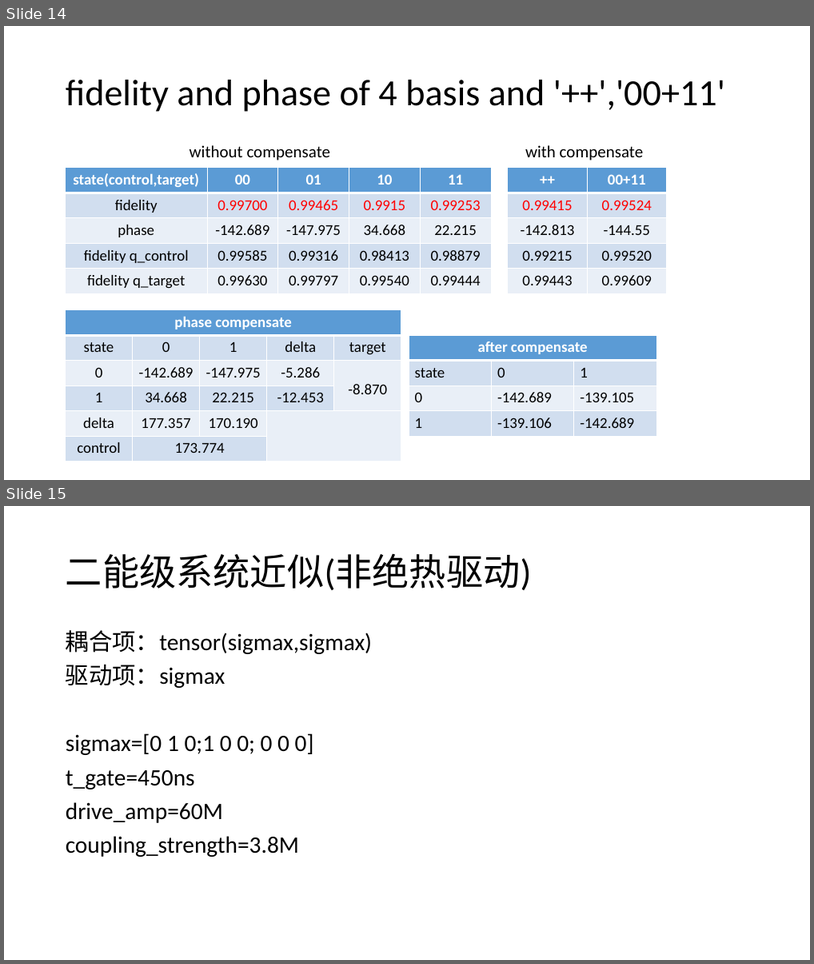
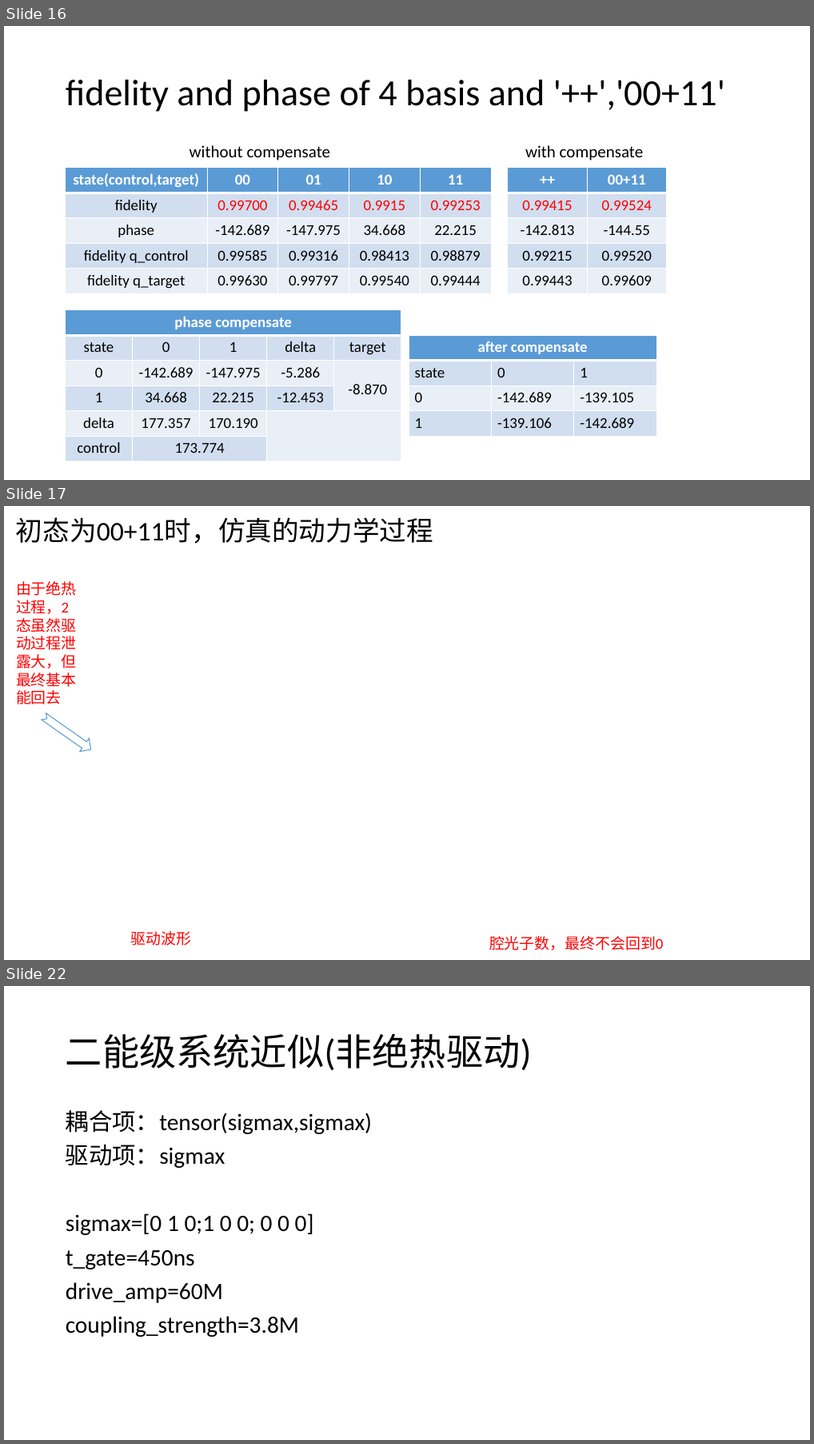
Before and after one commit to liyaochong/Quantum-Circuit, a slide deck: 程序/程序/programme/two qubit gate/CZgate/IBM/ppt/IBM_CNOT仿真分析.pptx. Shown one above the other, each under a label of ours: slides 14 and 15 before the commit, slides 16, 17 and 22 after it; the slides between them are not shown. The pictures are 814x964 and 814x1444 pixels, drawn with LibreOffice and Linux fonts; fonts in the diff are those of the drawing; background and template pictures are left out. Boxes give left, top, right and bottom in pixels: in the first picture for what was removed or moved away, otherwise in the second. Text is boxed around its words. In the diff, an @@ line names an element or a change of style, - is before the commit and + after.

```diff
--- a/程序/程序/programme/two qubit gate/CZgate/IBM/ppt/IBM_CNOT仿真分析.pptx
+++ b/程序/程序/programme/two qubit gate/CZgate/IBM/ppt/IBM_CNOT仿真分析.pptx
@@ slide 17 added at (4,506,810,960), background picture (left out) @@
@@ text added at (16,517,434,544), 32 pt, text #000000 @@
+初态为00+11时，仿真的动力学过程
@@ text added at (16,581,77,704), 18 pt, text #FF0000 @@
+由于绝热过程，2态虽然驱动过程泄露大，但最终基本能回去
@@ notched right arrow added at (39,710,95,756), fill #FFFFFF, outline #5B9BD5 1 pt @@
@@ text added at (131,931,192,945), 18 pt, text #FF0000 @@
+驱动波形
@@ text added at (490,936,663,950), 18 pt, text #FF0000 @@
+腔光子数，最终不会回到0
@@ what was slide 14 is now slide 16 @@
@@ what was slide 15 is now slide 22 @@
```
Also in this commit, not shown: 7 slides changed, 9 other slides added, 3 slides removed, 13 other files.
